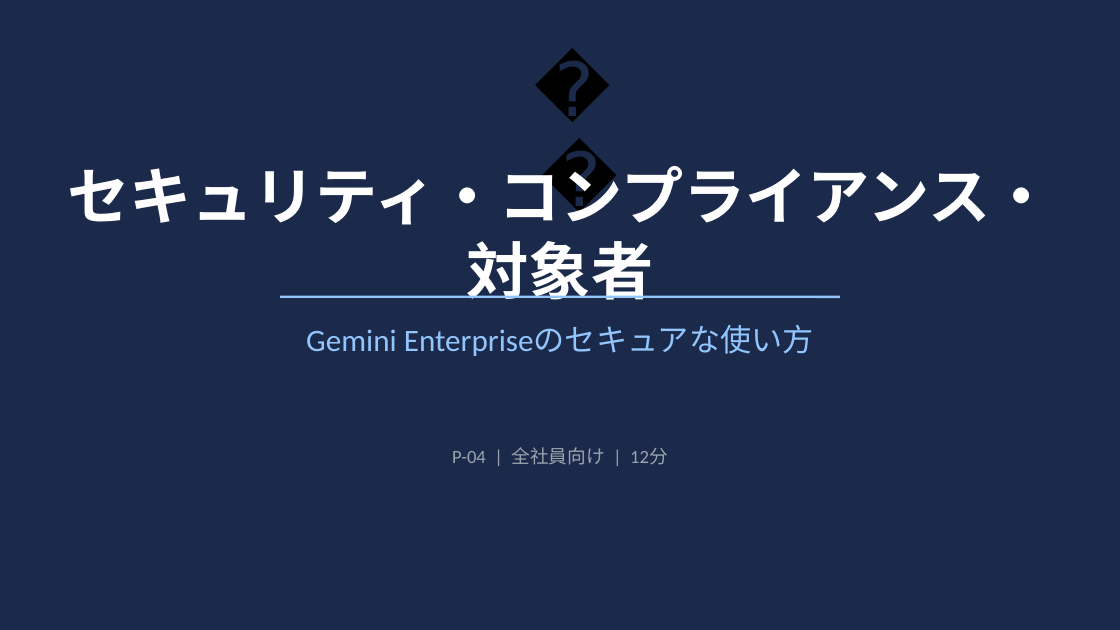
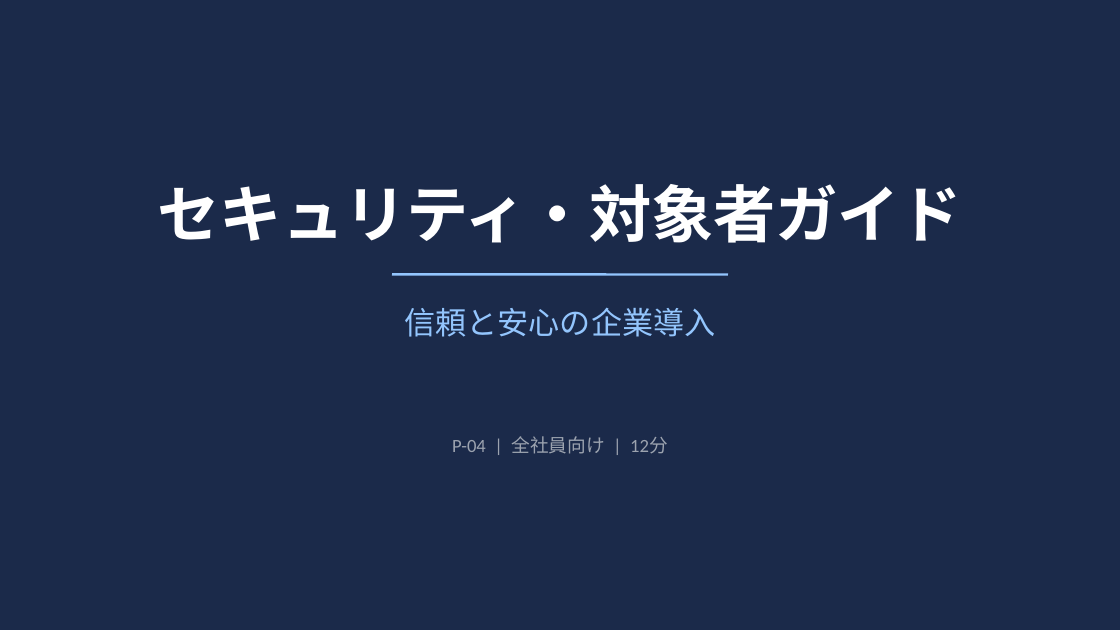
Before and after one commit to kurosaki-yuto/gorilla-knowledge, a slide deck: slide 1 of 黒崎/AI研修一覧/Gemini/P-04_セキュリティ・対象者/スライド.pptx. Drawn at 1120x630 pixels with LibreOffice and Linux fonts; fonts in the diff are those of the drawing. Boxes give left, top, right and bottom in pixels: in the first picture for what was removed or moved away, otherwise in the second. Text is boxed around its words. In the diff, an @@ line names an element or a change of style, - is before the commit and + after.

```diff
--- a/黒崎/AI研修一覧/Gemini/P-04_セキュリティ・対象者/スライド.pptx
+++ b/黒崎/AI研修一覧/Gemini/P-04_セキュリティ・対象者/スライド.pptx
@@ text removed at box(523, 95, 596, 168) @@
-🔐
@@ text at box(158, 184, 962, 243): text changed @@
-セキュリティ・コンプライアンス・対象者
+セキュリティ・対象者ガイド
@@ line moved from (280, 297) - (840, 297) to (392, 274) - (728, 274) @@
@@ text removed at box(306, 325, 814, 356) @@
-Gemini Enterpriseのセキュアな使い方
@@ text added at box(404, 308, 716, 337), 20 pt, text #93C5FD @@
+信頼と安心の企業導入
@@ text "P-04 | 全社員向け | 12分": place and size @@
-text "P-04 | 全社員向け | 12分" at box(452, 447, 668, 465)
+text "P-04 | 全社員向け | 12分" at box(452, 436, 668, 454)
```
Also in this commit, not shown: 3 other slides changed, 8 slides added, 8 slides removed, 11 other files.
